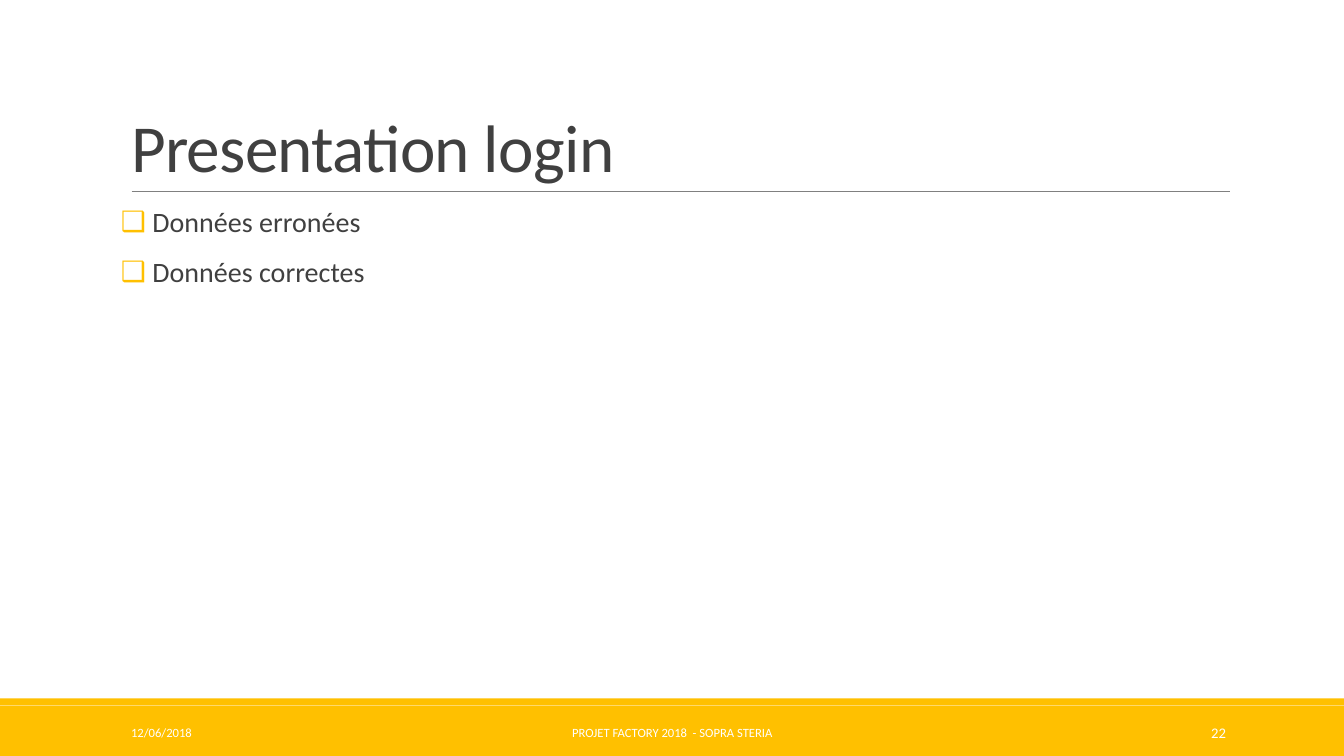
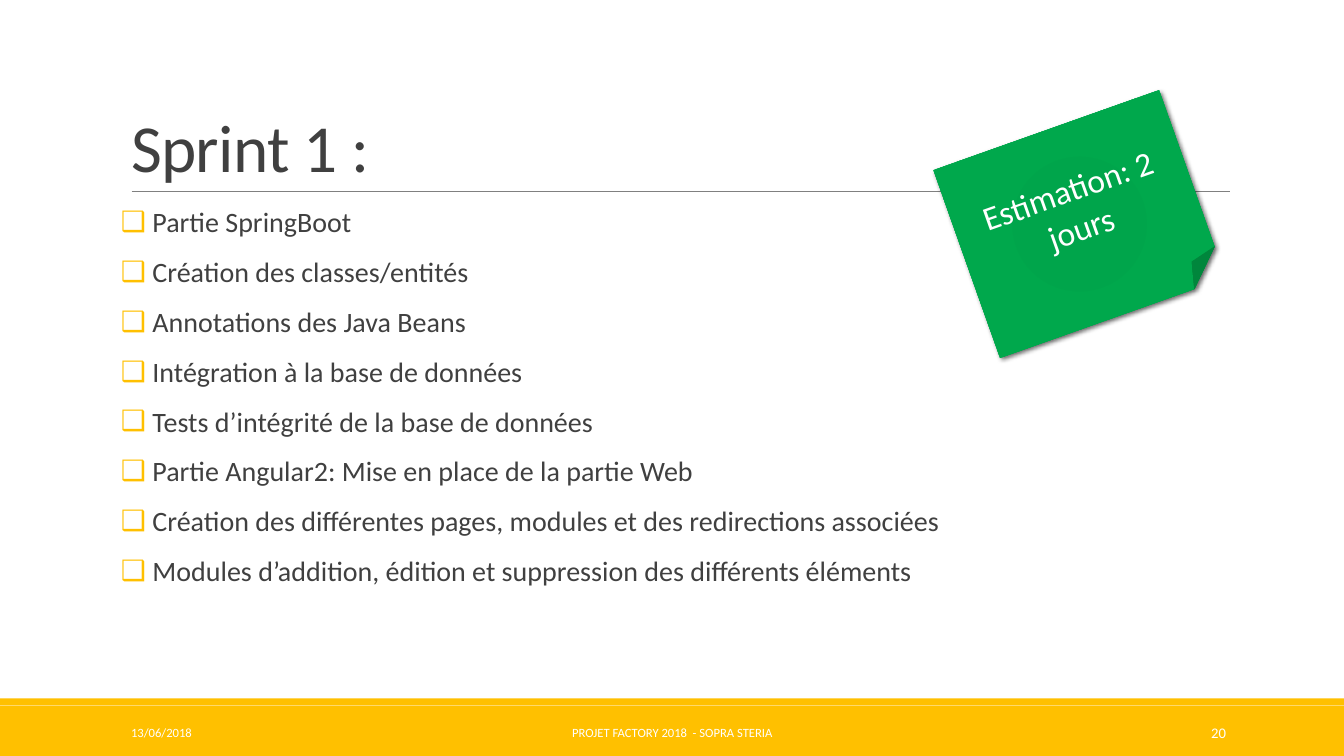
Before and after one commit to Pweting/ProjetFinalAAA, a slide deck: slide 20 of ProjetFinalAAA-Factory.pptx (slide 22 before the commit). Drawn at 1344x756 pixels with LibreOffice and Linux fonts; fonts in the diff are those of the drawing. Boxes give left, top, right and bottom in pixels: in the first picture for what was removed or moved away, otherwise in the second. Text is boxed around its words. In the diff, an @@ line names an element or a change of style, - is before the commit and + after.

```diff
--- a/ProjetFinalAAA-Factory.pptx
+++ b/ProjetFinalAAA-Factory.pptx
@@ folded corner added at [933, 90, 1226, 358], fill gradient #00A44B to #00A64B to #00A84C to #00B050, 24 pt, text #FFFFFF @@
+Estimation: 2 jours
@@ title at [131, 126, 337, 183]: text changed @@
-Presentation login
+Sprint 1 :
@@ text "Partie SpringBoot" at [152, 212, 939, 586]: columns 2 to 1 @@
@@ text at [152, 212, 939, 586]: text changed @@
-❑ Données erronées
-❑ Données correctes
+❑ Partie SpringBoot
+❑ Création des classes/entités
+❑ Annotations des Java Beans
+❑ Intégration à la base de données
+❑ Tests d’intégrité de la base de données
+❑ Partie Angular2: Mise en place de la partie Web
+❑ Création des différentes pages, modules et des redirections associées
+❑ Modules d’addition, édition et suppression des différents éléments
@@ text at [131, 728, 192, 738]: text changed @@
-12/06/2018
+13/06/2018
@@ page number at [1211, 728, 1226, 738]: text changed @@
-22
+20
```
Also in this commit, not shown: 30 other slides changed, 3 slides added, 2 slides removed, 3 other files.
